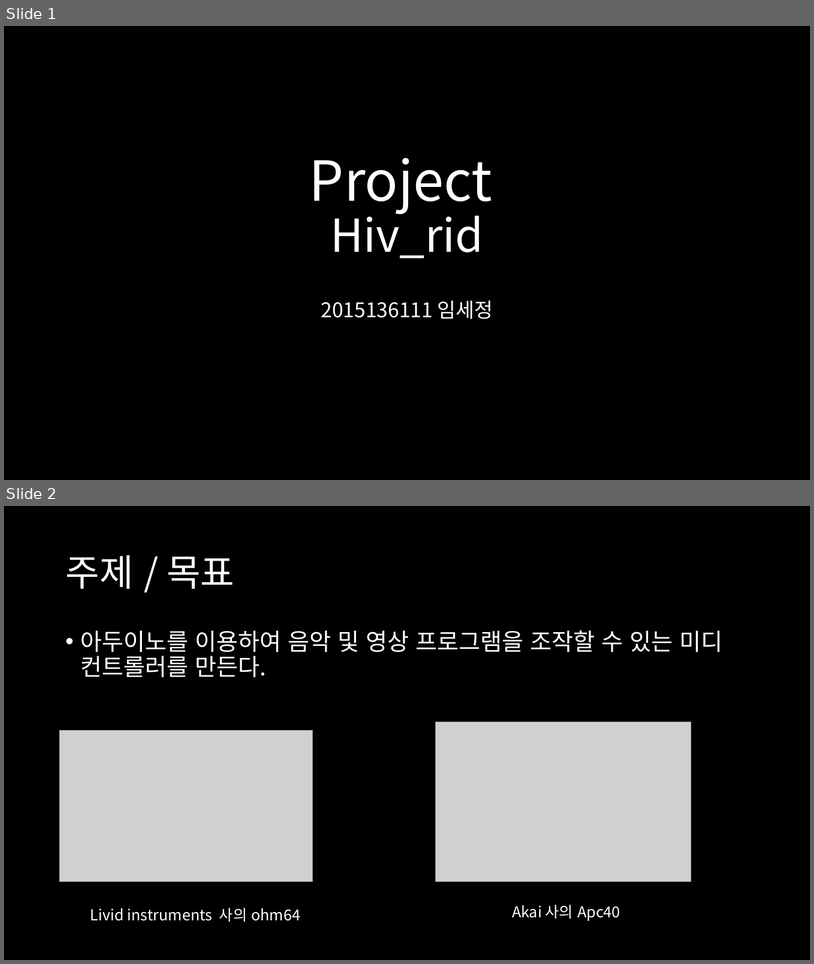
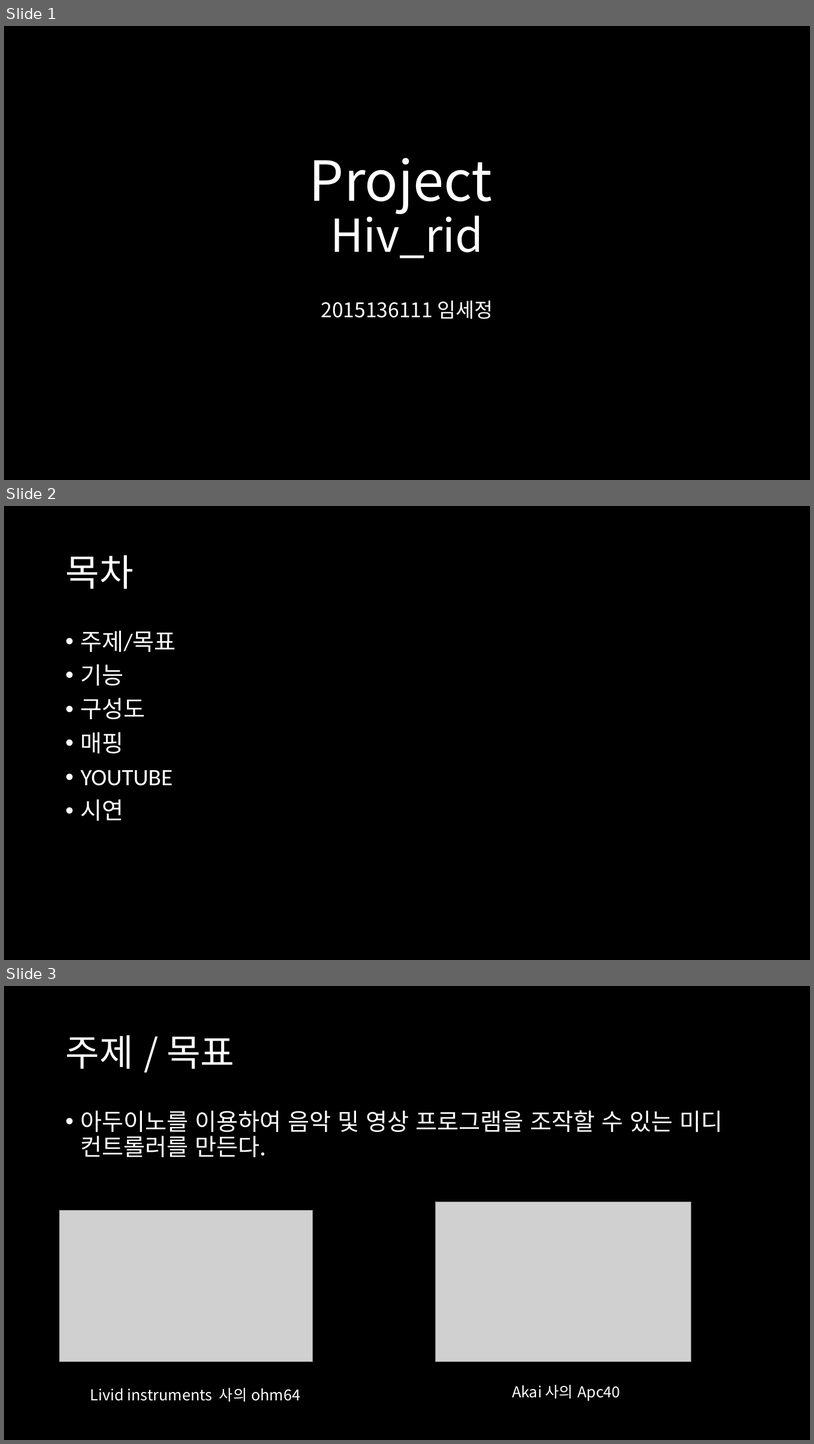
Before and after one commit to kutmicro/2015136111, a slide deck: ppt/Presentation_hivrid.pptx. Shown one above the other, each under a label of ours: slides 1 and 2 before the commit, slides 1, 2 and 3 after it. The pictures are 814x964 and 814x1444 pixels, drawn with LibreOffice and Linux fonts; fonts in the diff are those of the drawing; grey boxes stand for pictures. Boxes give left, top, right and bottom in pixels: in the first picture for what was removed or moved away, otherwise in the second. Text is boxed around its words. In the diff, an @@ line names an element or a change of style, - is before the commit and + after.

```diff
--- a/ppt/Presentation_hivrid.pptx
+++ b/ppt/Presentation_hivrid.pptx
@@ slide 2 added at <box>4,506,810,960</box>, background #000000 @@
@@ title added at <box>65,555,133,589</box>, 44 pt, text #FFFFFF @@
+목차
@@ text added at <box>81,630,176,820</box>, 28 pt, text #FFFFFF @@
+• 주제/목표
+• 기능
+• 구성도
+• 매핑
+• YOUTUBE
+• 시연
@@ what was slide 2 is now slide 3 @@
```
Also in this commit, not shown: 2 other files.
